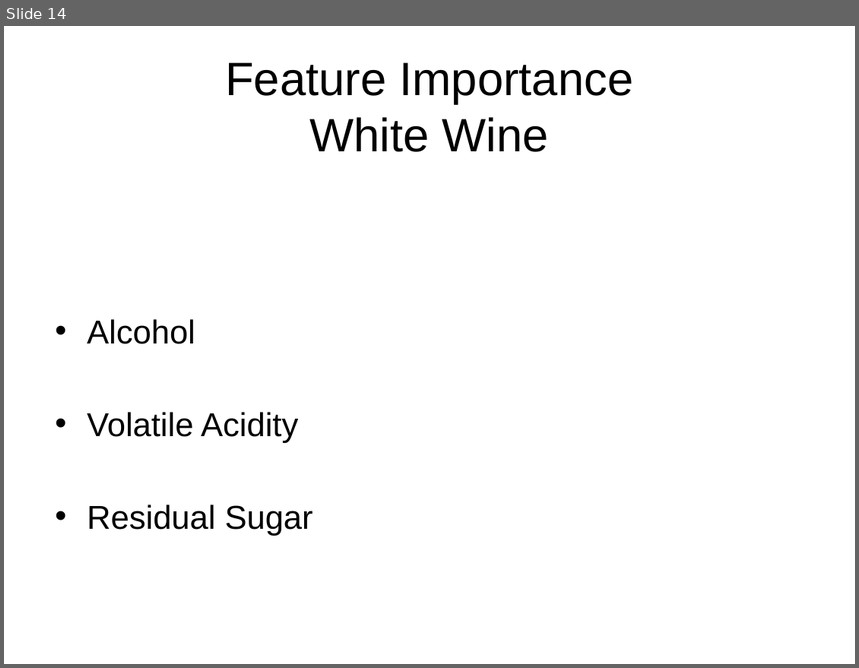
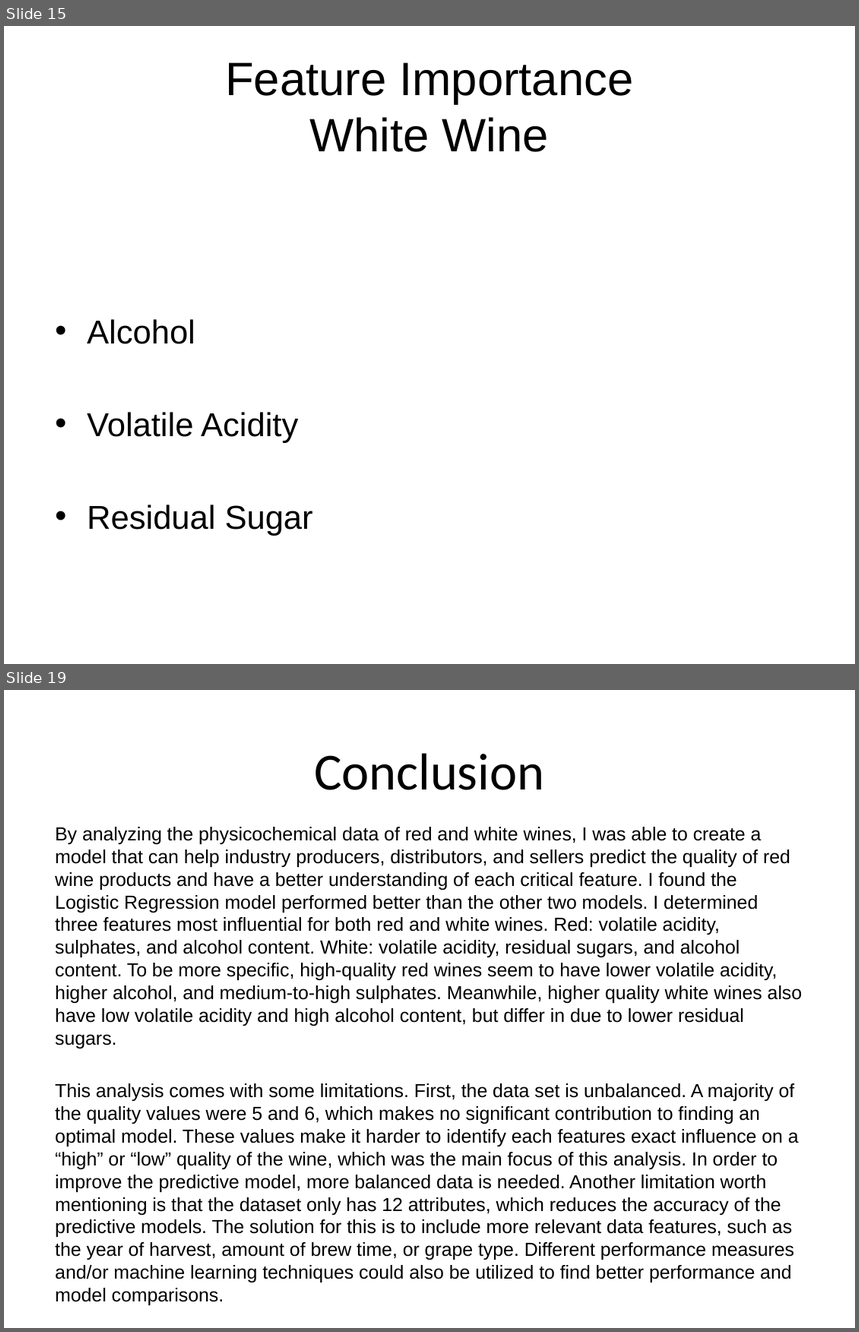
Before and after one commit to delwester/Springboard, a slide deck: Capstone2/Capstone2_FinalPres.pptx. Shown one above the other, each under a label of ours: slide 14 before the commit, slides 15 and 19 after it; the slides between them are not shown. The pictures are 859x668 and 859x1332 pixels, drawn with LibreOffice and Linux fonts; fonts in the diff are those of the drawing. Boxes give left, top, right and bottom in pixels: in the first picture for what was removed or moved away, otherwise in the second. Text is boxed around its words. In the diff, an @@ line names an element or a change of style, - is before the commit and + after.

```diff
--- a/Capstone2/Capstone2_FinalPres.pptx
+++ b/Capstone2/Capstone2_FinalPres.pptx
@@ slide 19 added at <box>4,690,855,1328</box>, background #FFFFFF @@
@@ title added at <box>314,753,544,790</box>, 44 pt, text #000000 @@
+Conclusion
@@ text added at <box>55,827,803,1306</box>, 16 pt, text #000000 @@
+By analyzing the physicochemical data of red and white wines, I was able to create a model that can help industry producers, distributors, and sellers predict the quality of red wine products and have a better understanding of each critical feature. I found the Logistic Regression model performed better than the other two models. I determined three features most influential for both red and white wines. Red: volatile acidity, sulphates, and alcohol content. White: volatile acidity, residual sugars, and alcohol content. To be more specific, high-quality red wines seem to have lower volatile acidity, higher alcohol, and medium-to-high sulphates. Meanwhile, higher quality white wines also have low volatile acidity and high alcohol content, but differ in due to lower residual sugars.
+This analysis comes with some limitations. First, the data set is unbalanced. A majority of the quality values were 5 and 6, which makes no significant contribution to finding an optimal model. These values make it harder to identify each features exact influence on a “high” or “low” quality of the wine, which was the main focus of this analysis. In order to improve the predictive model, more balanced data is needed. Another limitation worth mentioning is that the dataset only has 12 attributes, which reduces the accuracy of the predictive models. The solution for this is to include more relevant data features, such as the year of harvest, amount of brew time, or grape type. Different performance measures and/or machine learning techniques could also be utilized to find better performance and model comparisons.
@@ what was slide 14 is now slide 15 @@
```
Also in this commit, not shown: 7 slides changed, 4 other slides added, 4 slides removed.
